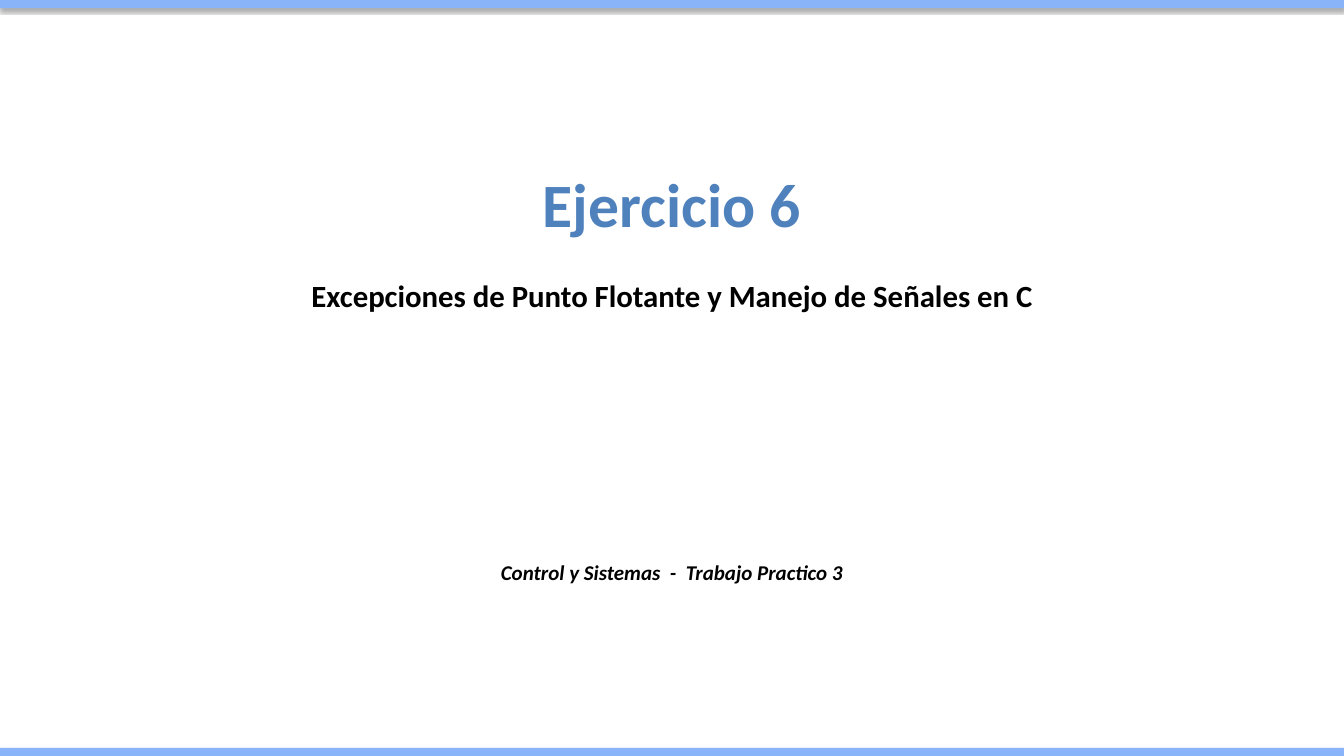
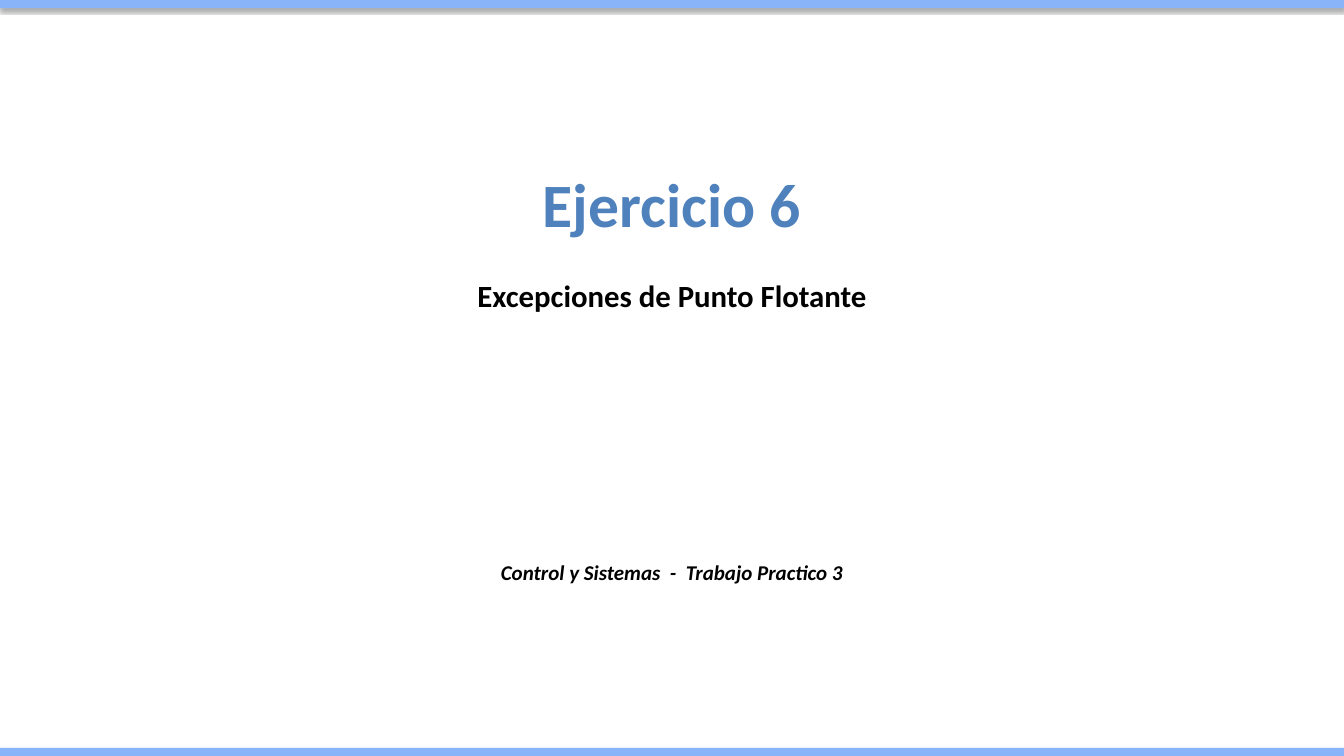
Before and after one commit to Juan-Stella/Control-y-Sistemas, a slide deck: slide 1 of Tp3/Ejercicio_6_Presentacion.pptx. Drawn at 1344x756 pixels with LibreOffice and Linux fonts; fonts in the diff are those of the drawing. Boxes give left, top, right and bottom in pixels: in the first picture for what was removed or moved away, otherwise in the second. Text is boxed around its words. In the diff, an @@ line names an element or a change of style, - is before the commit and + after.

```diff
--- a/Tp3/Ejercicio_6_Presentacion.pptx
+++ b/Tp3/Ejercicio_6_Presentacion.pptx
@@ text at box(477, 285, 867, 312): text changed @@
-Excepciones de Punto Flotante y Manejo de Señales en C
+Excepciones de Punto Flotante
```
Also in this commit, not shown: 9 other files.
